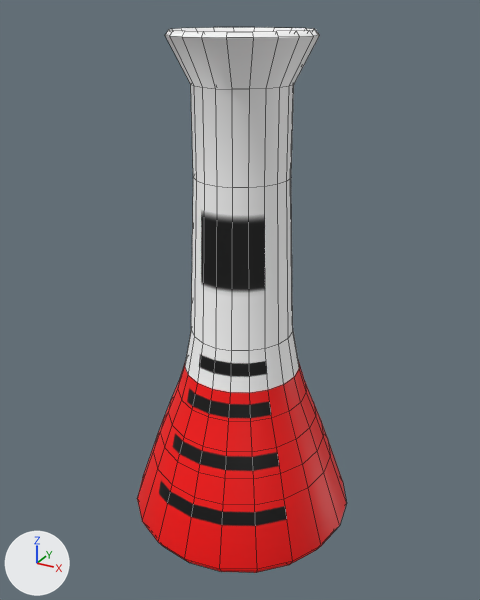
One commit to the FBX model Blender Game/healthPickup.fbx: the scene before it, then after it.
Rendered twice from a 50 mm camera at (0.00714, -0.01318, 0.02655) aimed at (-0.00037, 0.00047, 0.01973). Arrows for +X, +Y and +Z are at lower left; the lights stay in place. Mesh edges are drawn as thin lines. Where no turn or scale is listed for an object, it has been applied to the vertices.

The first picture shows 'pasted__pasted__polySurface2'.
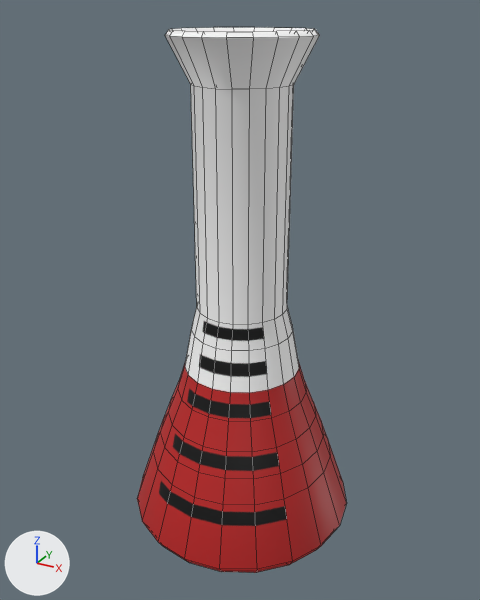
Location of each change, [x1, y1, x2, y2] in pixels of the pictures (480 x 600 px; the box of a moved part takes in the faces that stretch with it):
'pasted__pasted__polySurface2', recoloured, reshaped
    both: [137, 27, 346, 573]
part 1 of me_mesh, moved or reshaped
    both: [191, 85, 294, 351]

The change, as a list of edits to the scene's bpy script:
```text
Add img_healthuv_png:
    img_healthuv_png = load_image('healthUV.png', 'healthUV.png', 2048, 2048, 'sRGB')
Add mat_lambert2:
    mat_lambert2 = principled_material('lambert2')
    mat_lambert2.texture = img_healthuv_png  # with its transparency
Change me_mesh:
    where me_mesh.from_pydata(...)  # 562 vertices, 580 faces; spans x -0.00245..0.00358, y -0.00281..0.00321, z -0.00368..0.00936
    used by ob_pasted__pasted__polysurface2; location = (-0.00086, 0.00025, 0.01677)
    remove me_mesh.materials.append(mat_pasted__pasted__lambert3)  # picture img_flaskuvred_png
    me_mesh part 1: all 20 vertices in x -0.00059..0.00172, y -0.00095..0.00135, z 0.00617 are moved by (0.0, 0.0, -0.00333)
    add me_mesh.materials.append(mat_lambert2)  # picture img_healthuv_png
```
